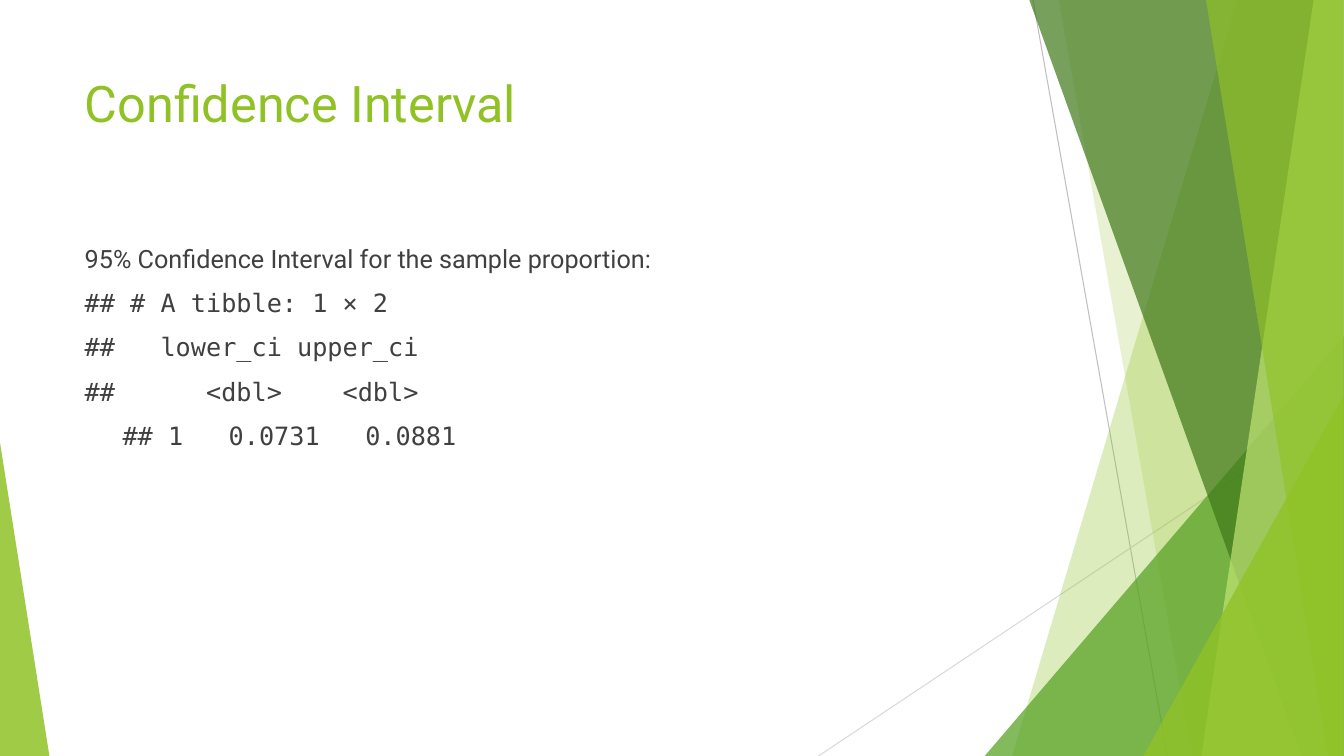
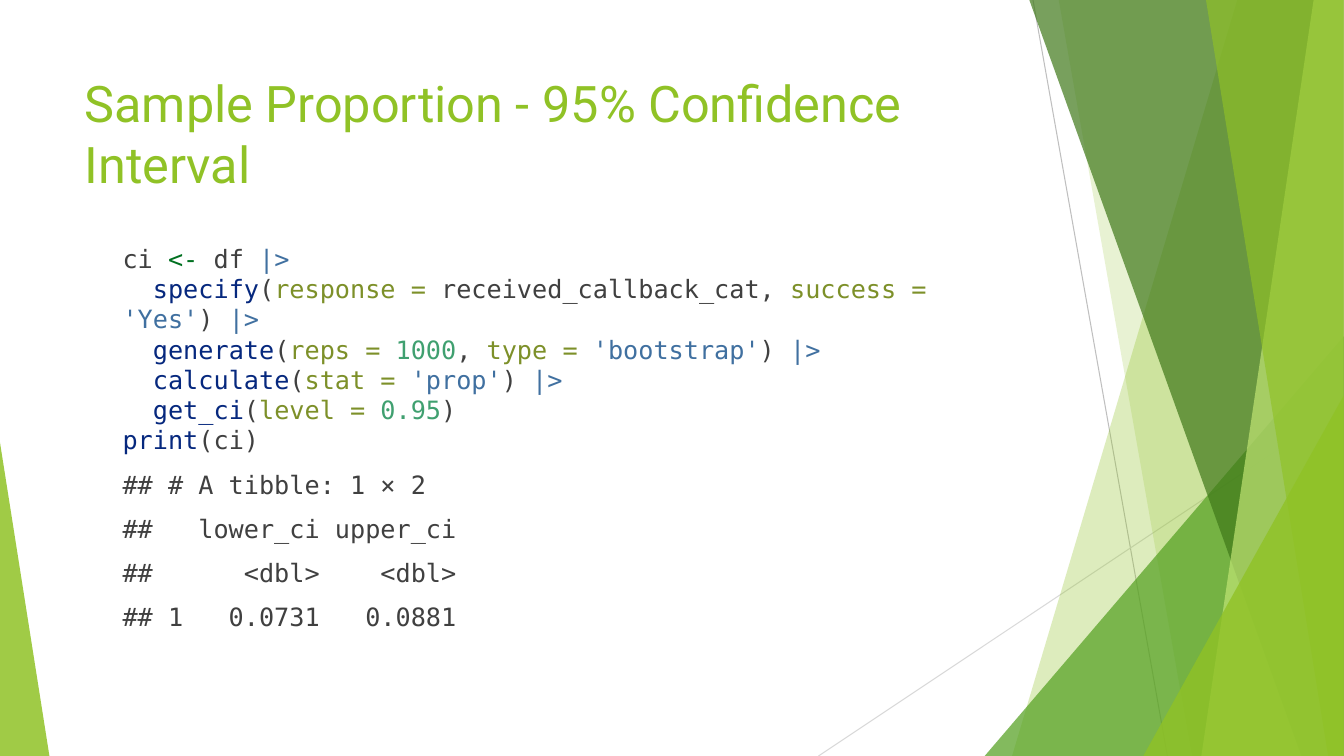
Before and after one commit to himalayahall/CUNY-DATA606, a slide deck: slide 8 of Project/Hakim-Project.pptx (slide 7 before the commit). Drawn at 1344x756 pixels with LibreOffice and Linux fonts; fonts in the diff are those of the drawing. Boxes give left, top, right and bottom in pixels: in the first picture for what was removed or moved away, otherwise in the second. Text is boxed around its words. In the diff, an @@ line names an element or a change of style, - is before the commit and + after.

```diff
--- a/Project/Hakim-Project.pptx
+++ b/Project/Hakim-Project.pptx
@@ title at (x1=85, y1=83, x2=901, y2=184): text changed @@
-Confidence Interval
+Sample Proportion - 95% Confidence Interval
@@ text at (x1=123, y1=249, x2=896, y2=455): text changed; font Roboto to DejaVu Sans Mono @@
-95% Confidence Interval for the sample proportion:
+ci <- df |>
+specify(response = received_callback_cat, success = 'Yes') |>
+generate(reps = 1000, type = 'bootstrap') |>
+calculate(stat = 'prop') |>
+get_ci(level = 0.95)
+print(ci)
```
Also in this commit, not shown: 8 other slides changed, 1 slide added, 1 other file.
